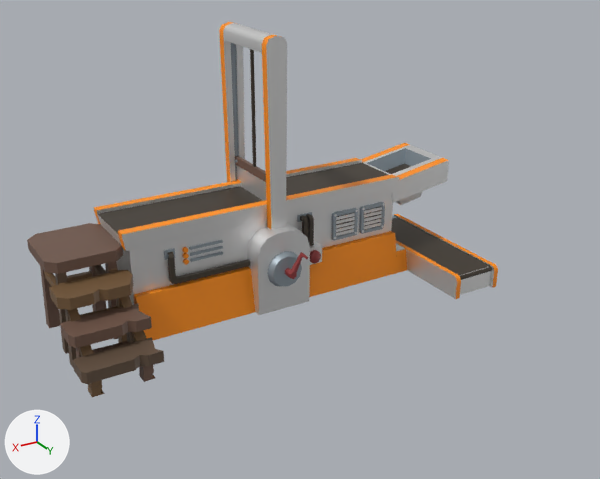
The FBX model Assets/_/_ART/_3D/3DModels/Workstation/3D_workstation_slicer.fbx as it was, and as the next commit left it.
Camera for both pictures: a 50 mm lens placed at (4.86, 7.84, 5.23), pointed at (0.09, -0.13, 1.25). Arrows for +X, +Y and +Z are at lower left; the lights stay in place. Both versions are drawn at the pose saved in each file; the numbers are the values there. Vertices at the same position are counted once.

Objects in the first picture: '3D_workstation_slicer_stair', '3D_workstation_slicer_table'.
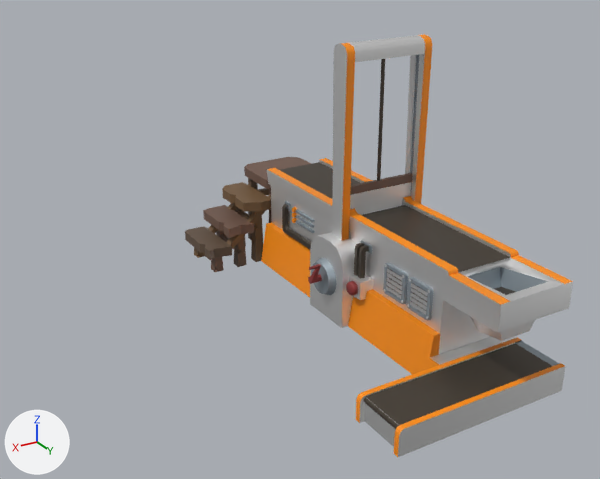
Boxes (x1, y1, x2, y2) around the edits, measured in the pictures (600 x 479 px):
'3D_workstation_slicer_table', reshaped, moved, turned
    before: (94, 22, 498, 340)
    after: (261, 34, 573, 457)
'3D_workstation_slicer_stair', moved, turned
    before: (27, 223, 164, 397)
    after: (185, 157, 311, 272)
part 1 of me_cube_013, built on
    before: (360, 143, 449, 205)
    after: (441, 255, 573, 341)

Edits to the bpy script that builds the scene:
```text
Change me_cube_013:
    where me_cube_013.from_pydata(...)  # 870 vertices, 651 faces; spans x -1.09..1.34, y -0.09..4.98, z -3.62..0.0
    used by ob_3d_workstation_slicer_table; location = (1.96, -0.74, 0.06); rotation_euler = (-3.142, 0.0, -1.571), in degrees (-180, 0, -90); scale = (0.972, 0.972, 0.972)
    verts and faces of me_cube_013; kept vertices keep their numbers, new ones are numbered from 870
    before: 4 (1.2, 3.99, 0.0), 5 (1.2, 3.99, -1.21), 6 (1.2, 0.0, 0.0), 7 (1.2, 0.0, -1.21), 494 (1.2, 2.03, 0.0)
    before: 495 (1.2, 2.03, -1.21), 514 (1.02, 4.08, -1.41) at pixel (366, 162), 522 (0.39, 4.08, -1.41) at pixel (390, 174), 595 (0.39, 4.82, -1.52) at pixel (431, 158), 596 (0.17, 4.97, -1.54) at pixel (448, 160)
    before: 597 (1.22, 4.97, -1.54) at pixel (404, 142), 598 (1.22, 4.98, -1.36), 599 (0.18, 4.98, -1.36) at pixel (447, 171), 600 (1.02, 4.82, -1.52) at pixel (405, 148), 603 (1.23, 4.97, -1.21)
    before: 604 (0.17, 4.97, -1.21) at pixel (447, 181), 605 (1.0, 4.25, -1.09), 606 (0.39, 4.25, -1.09), 607 (1.0, 4.77, -1.18), 608 (0.39, 4.77, -1.18)
    before: 609 (0.91, 4.37, -0.84), 610 (0.49, 4.37, -0.84) at pixel (400, 205), 611 (0.91, 4.74, -0.9), 612 (0.49, 4.74, -0.9) at pixel (420, 197), 615 (1.1, 4.97, -1.54) at pixel (409, 144)
    before: 616 (0.31, 4.97, -1.54) at pixel (442, 157), 617 (0.94, 4.21, -1.22), 618 (0.47, 4.21, -1.22), 619 (0.94, 4.76, -1.31) at pixel (404, 163), 620 (0.47, 4.76, -1.31)
    me_cube_013 part 1
    add delete_faces([(4, 494, 6, 7, 495, 5)])
    add for i in [514, 522, 598, 599, 607, 608]: verts[i] += (0.0, -0.08, 0.15)
    add for i in [595, 596, 597, 600, *range(603, 607), 609, 610, *range(615, 621)]: verts[i] += (0.0, -0.08, 0.14)
    add verts[611] = (0.91, 4.65, -0.76)  # moved, pixel (529, 331)
    add verts[612] = (0.49, 4.65, -0.76)  # moved, pixel (501, 340)
    add faces += [(6, 7, 495, 494), (4, 494, 495, 5)]  # mat_mat_workstation_chrome_001 (white #ececec)
Change ob_3d_workstation_slicer_stair:
    ob_3d_workstation_slicer_stair.location: (2.89, 0.08, 0.06) -> (0.31, -3.18, -0.01)
    ob_3d_workstation_slicer_stair.rotation_euler: (-3.142, 0.0, -1.571) -> (0.0, -3.142, 0.0)  # degrees (-180, 0, -90) -> degrees (0, -180, 0)
Change ob_3d_workstation_slicer_table:
    ob_3d_workstation_slicer_table.location: (1.96, -0.74, 0.06) -> (-0.49, -2.23, 0.0)
    ob_3d_workstation_slicer_table.rotation_euler: (-3.142, 0.0, -1.571) -> (0.0, -3.142, 0.0)  # degrees (-180, 0, -90) -> degrees (0, -180, 0)
```
